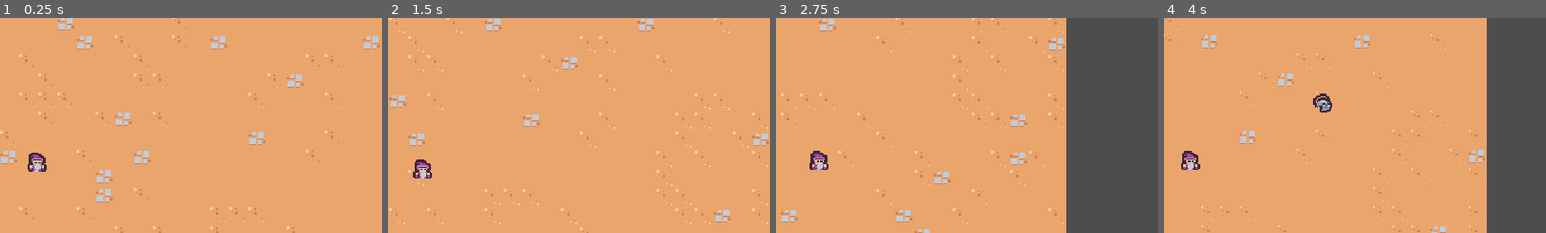
Above: before the commit, frames 1-4 (left to right).
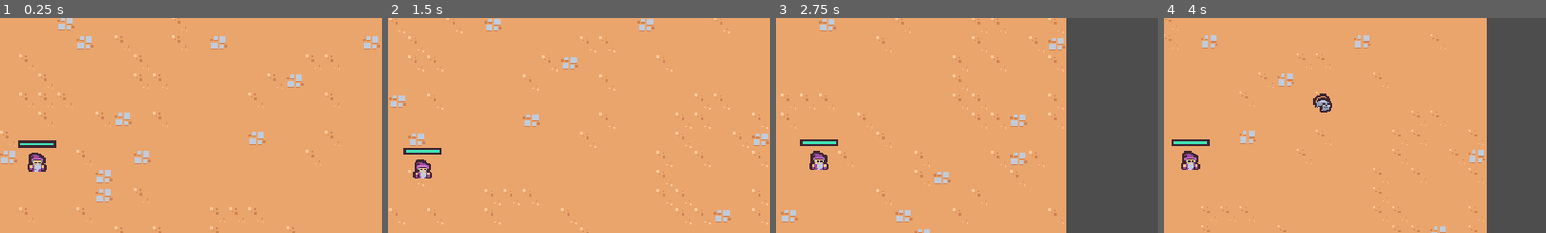
Above: after the commit, the same moments.

Repository: camd67/survivors-clone
Game: Godot game, scene res://scenes/main/main.tscn
Same seed, same stepped clock (60 frames per second), same inputs: the game is played once before the commit and once after it.
Inputs (mouse positions are % of the whole screen's width and height, from its top left):
- Up to frame 1 (0.25 s): no input
- Up to frame 2 (1.5 s): move the mouse to (72, 45) at 0.52 s; press the mouse at (72, 45) at 0.53 s; hold D (move_right) 0.53-1.28 s; move the mouse to (30, 55) at 1.27 s; release the mouse at (30, 55) at 1.28 s; hold S (move_down) from 1.28 s (still down); click (30, 55) at 1.35 s
- Up to frame 3 (2.75 s): move the mouse to (60, 28) at 2.02 s; release S (move_down) at 2.03 s; press the mouse at (60, 28) at 2.03 s; hold D (move_right) from 2.03 s (still down)
- Up to frame 4 (4 s): move the mouse to (45, 70) at 2.77 s; release D (move_right) at 2.78 s; release the mouse at (45, 70) at 2.78 s; hold W (move_up) 2.78-3.53 s; click (45, 70) at 2.85 s; move the mouse to (80, 65) at 3.52 s; press the mouse at (80, 65) at 3.53 s; hold A (move_left) from 3.53 s (still down)
The pictures show only the part of the screen within x 46-96%, y 15-65%; the shares and areas given below are measured in that part.

The runs differ from the first frame. In frame 1, 0.4% of the frame differs, in the area x 4-15%, y 56-61%; in frame 2, 0.3%; in frame 3, 0.3%; in frame 4, 0.3%.

Commit message:
Lesson 27: Health UI

Diff:
--- a/scenes/component/health_component.gd
+++ b/scenes/component/health_component.gd
@@ -2,6 +2,7 @@
 class_name HealthComponent
 
 signal died
+signal health_changed
 
 @export var max_health: float = 10
 
@@ -10,11 +11,21 @@
 func _ready():
 	current_health = max_health
 
+
 func damage(damage_value: float) -> void:
 	current_health = max(current_health - damage_value, 0)
+	health_changed.emit()
 	Callable(check_death).call_deferred()
+
 
 func check_death():
 	if current_health == 0:
 		died.emit()
 		owner.queue_free()
+
+
+func get_health_percent() -> float:
+	if max_health <= 0:
+		return 0
+
+	return min(current_health / max_health, 1)
--- a/scenes/game_object/player/player.gd
+++ b/scenes/game_object/player/player.gd
@@ -1,6 +1,8 @@
 extends CharacterBody2D
 
 @onready var damage_interval_timer: Timer = $DamageIntervalTimer
+@onready var health_component: HealthComponent = $HealthComponent
+@onready var health_bar = $HealthBar
 
 const MAX_SPEED = 125
 const ACCELERATION_SMOOTHING = 25
@@ -11,6 +13,8 @@
 	$CollisionArea2D.body_entered.connect(on_body_entered)
 	$CollisionArea2D.body_exited.connect(on_body_exited)
 	damage_interval_timer.timeout.connect(on_damage_interval_timer_timeout)
+	health_component.health_changed.connect(on_health_changed)
+	update_health_display()
 
 
 func _process(delta):
@@ -33,9 +37,12 @@
 	if number_colliding_bodies == 0 || !damage_interval_timer.is_stopped():
 		return
 
-	$HealthComponent.damage(1)
+	health_component.damage(1)
 	damage_interval_timer.start()
-	print($HealthComponent.current_health)
+
+
+func update_health_display():
+	health_bar.value = health_component.get_health_percent()
 
 
 func on_body_entered(other: Node2D):
@@ -49,3 +56,7 @@
 
 func on_damage_interval_timer_timeout():
 	check_deal_damage()
+
+
+func on_health_changed():
+	update_health_display()
--- a/scenes/game_object/player/player.tscn
+++ b/scenes/game_object/player/player.tscn
@@ -1,9 +1,20 @@
-[gd_scene load_steps=8 format=3 uid="uid://dtg3vxagmiomm"]
+[gd_scene load_steps=10 format=3 uid="uid://dtg3vxagmiomm"]
 
 [ext_resource type="Texture2D" uid="uid://c5ndpwtmmwc" path="res://scenes/game_object/player/player.png" id="1_0ab2r"]
 [ext_resource type="Script" path="res://scenes/game_object/player/player.gd" id="1_ypp6v"]
 [ext_resource type="Script" path="res://scenes/component/health_component.gd" id="2_3bleu"]
 [ext_resource type="PackedScene" uid="uid://b8jaxqiqukwmj" path="res://scenes/ability/sword_abililty_controller/sword_abililty_controller.tscn" id="3_fa4rm"]
+
+[sub_resource type="StyleBoxFlat" id="StyleBoxFlat_e6fva"]
+bg_color = Color(0.239216, 0.14902, 0.192157, 1)
+
+[sub_resource type="StyleBoxFlat" id="StyleBoxFlat_uffws"]
+bg_color = Color(0.262745, 0.882353, 0.701961, 1)
+border_width_left = 2
+border_width_top = 2
+border_width_right = 2
+border_width_bottom = 2
+border_color = Color(0.239216, 0.14902, 0.192157, 1)
 
 [sub_resource type="CircleShape2D" id="CircleShape2D_hev7r"]
 radius = 32.0
@@ -27,6 +38,19 @@
 [node name="DamageIntervalTimer" type="Timer" parent="."]
 wait_time = 0.5
 one_shot = true
+
+[node name="HealthBar" type="ProgressBar" parent="."]
+custom_minimum_size = Vector2(32, 6)
+offset_left = -16.0
+offset_top = -26.0
+offset_right = 16.0
+offset_bottom = -20.0
+pivot_offset = Vector2(16, 3)
+theme_override_styles/background = SubResource("StyleBoxFlat_e6fva")
+theme_override_styles/fill = SubResource("StyleBoxFlat_uffws")
+max_value = 1.0
+value = 0.5
+show_percentage = false
 
 [node name="PickupArea2D" type="Area2D" parent="."]
 collision_layer = 16
